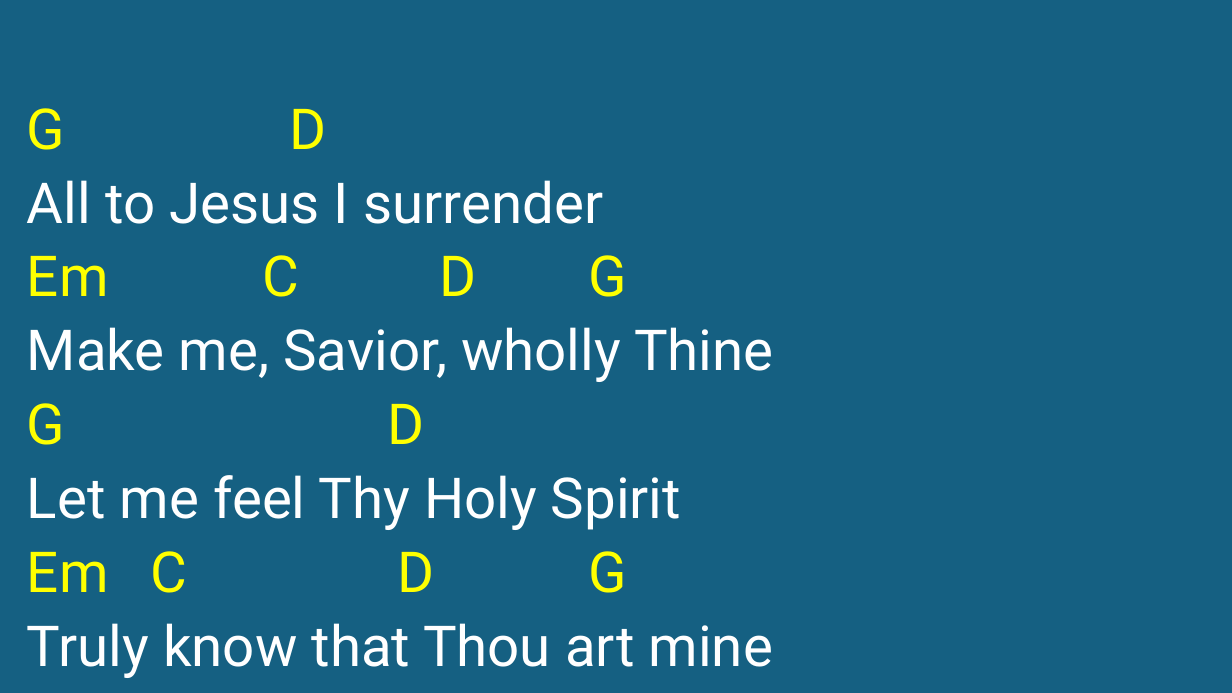
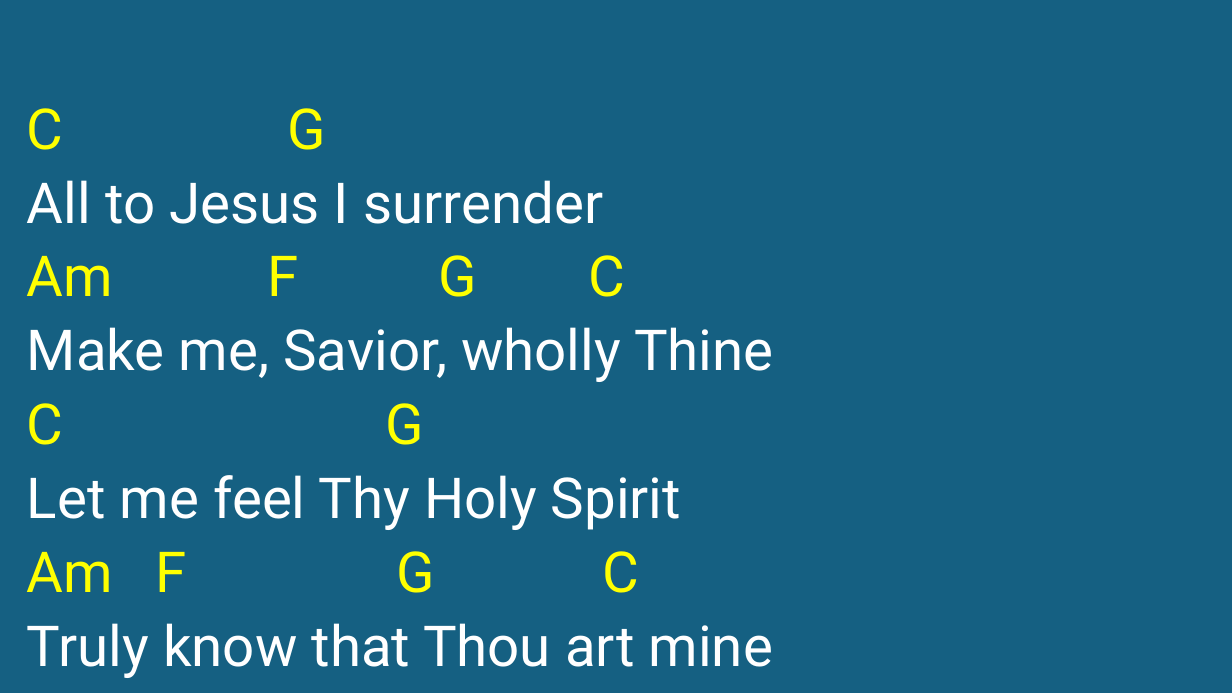
Before and after one commit to kendall412/worship, a slide deck: slide 44 of set/2026-11-01 ECBC-CH.pptx. Drawn at 1232x693 pixels with LibreOffice and Linux fonts; fonts in the diff are those of the drawing. Boxes give left, top, right and bottom in pixels: in the first picture for what was removed or moved away, otherwise in the second. Text is boxed around its words. In the diff, an @@ line names an element or a change of style, - is before the commit and + after.

```diff
--- a/set/2026-11-01 ECBC-CH.pptx
+++ b/set/2026-11-01 ECBC-CH.pptx
@@ subtitle at bbox=[27, 108, 326, 150]: text changed @@
-G D
+C G
@@ subtitle at bbox=[27, 255, 626, 297]: text changed @@
-Em C D G
+Am F G C
@@ subtitle at bbox=[27, 403, 424, 445]: text changed @@
-G D
+C G
@@ subtitle at bbox=[27, 551, 640, 593]: text changed @@
-Em C D G
+Am F G C
```
Also in this commit, not shown: 9 other slides changed, 7 other files.
